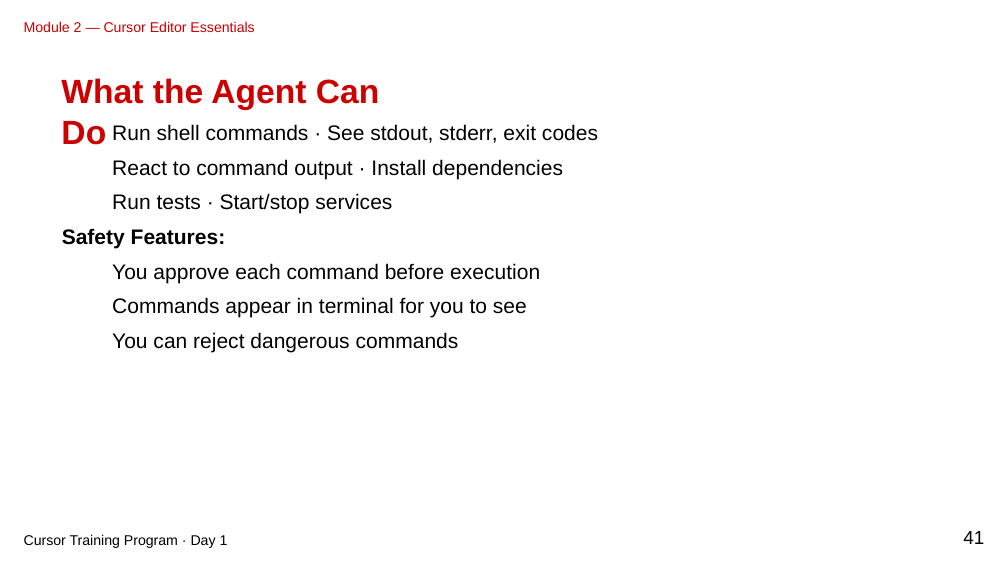
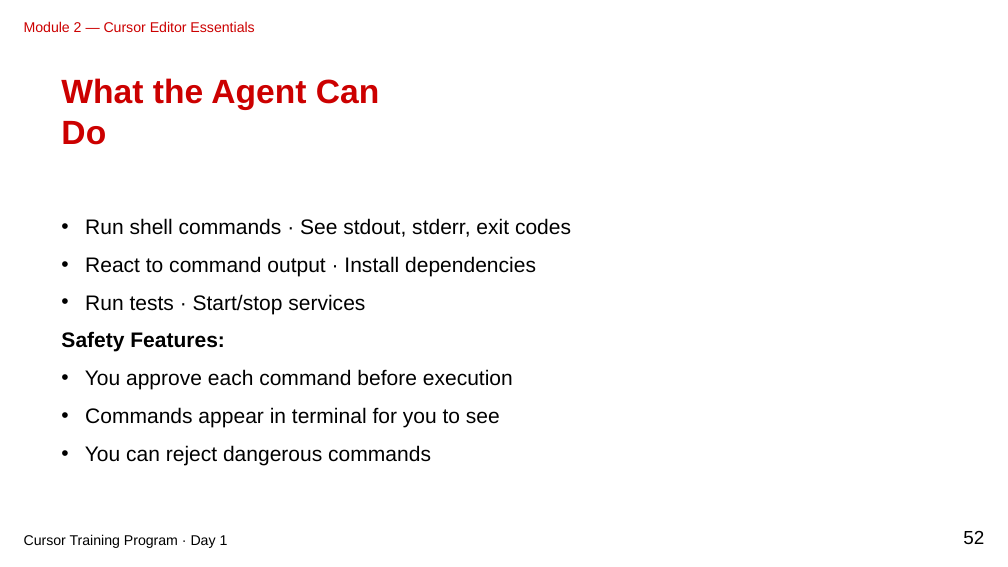
Before and after one commit to gjkaur/cursor_documentation, a slide deck: slide 52 of slides/module-02-marp-editable-clean.pptx (slide 41 before the commit). Drawn at 1008x567 pixels with LibreOffice and Linux fonts; fonts in the diff are those of the drawing. Boxes give left, top, right and bottom in pixels: in the first picture for what was removed or moved away, otherwise in the second. Text is boxed around its words. In the diff, an @@ line names an element or a change of style, - is before the commit and + after.

```diff
--- a/slides/module-02-marp-editable-clean.pptx
+++ b/slides/module-02-marp-editable-clean.pptx
@@ text removed at bbox=[112, 124, 598, 143] @@
-Run shell commands · See stdout, stderr, exit codes
@@ text removed at bbox=[112, 159, 563, 179] @@
-React to command output · Install dependencies
@@ text removed at bbox=[112, 193, 392, 214] @@
-Run tests · Start/stop services
@@ text added at bbox=[61, 218, 571, 465], 20 pt, text #000000 @@
+• Run shell commands · See stdout, stderr, exit codes
+• React to command output · Install dependencies
+• Run tests · Start/stop services
+Safety Features:
+• You approve each command before execution
+• Commands appear in terminal for you to see
+• You can reject dangerous commands
@@ text removed at bbox=[62, 228, 226, 248] @@
-Safety Features:
@@ text removed at bbox=[112, 263, 540, 283] @@
-You approve each command before execution
@@ text removed at bbox=[112, 297, 527, 318] @@
-Commands appear in terminal for you to see
@@ text removed at bbox=[112, 332, 459, 353] @@
-You can reject dangerous commands
@@ text at bbox=[963, 531, 984, 545]: text changed @@
-41
+52
```
Also in this commit, not shown: 47 other slides changed, 12 slides added, 36 other files.
